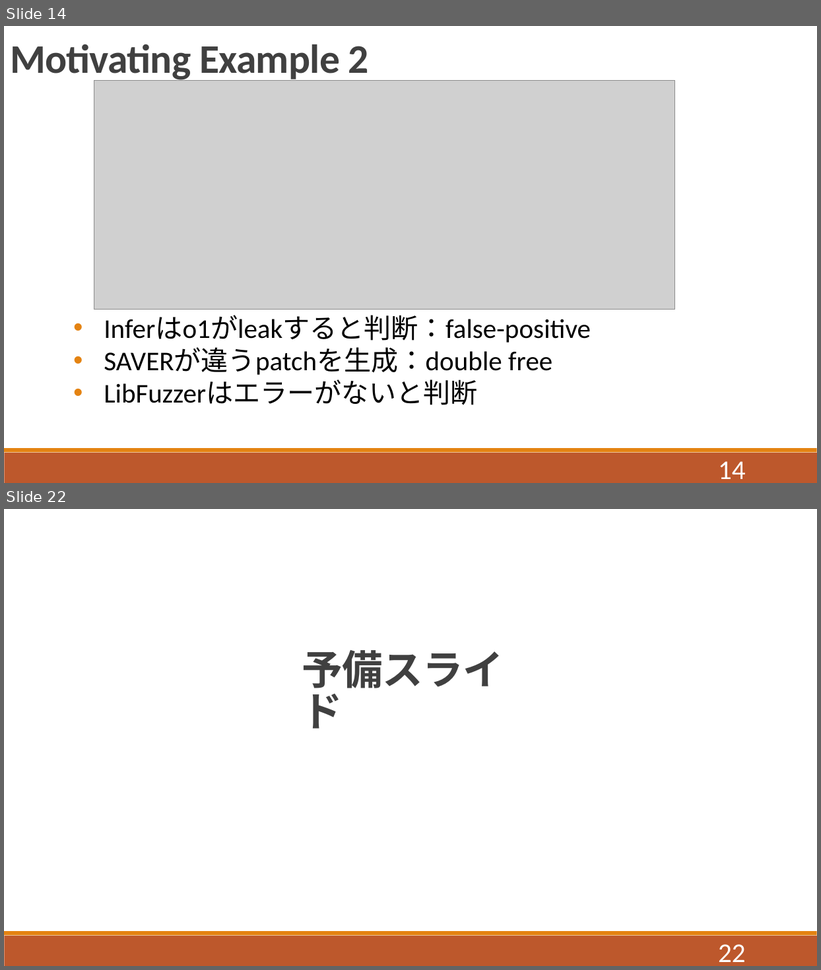
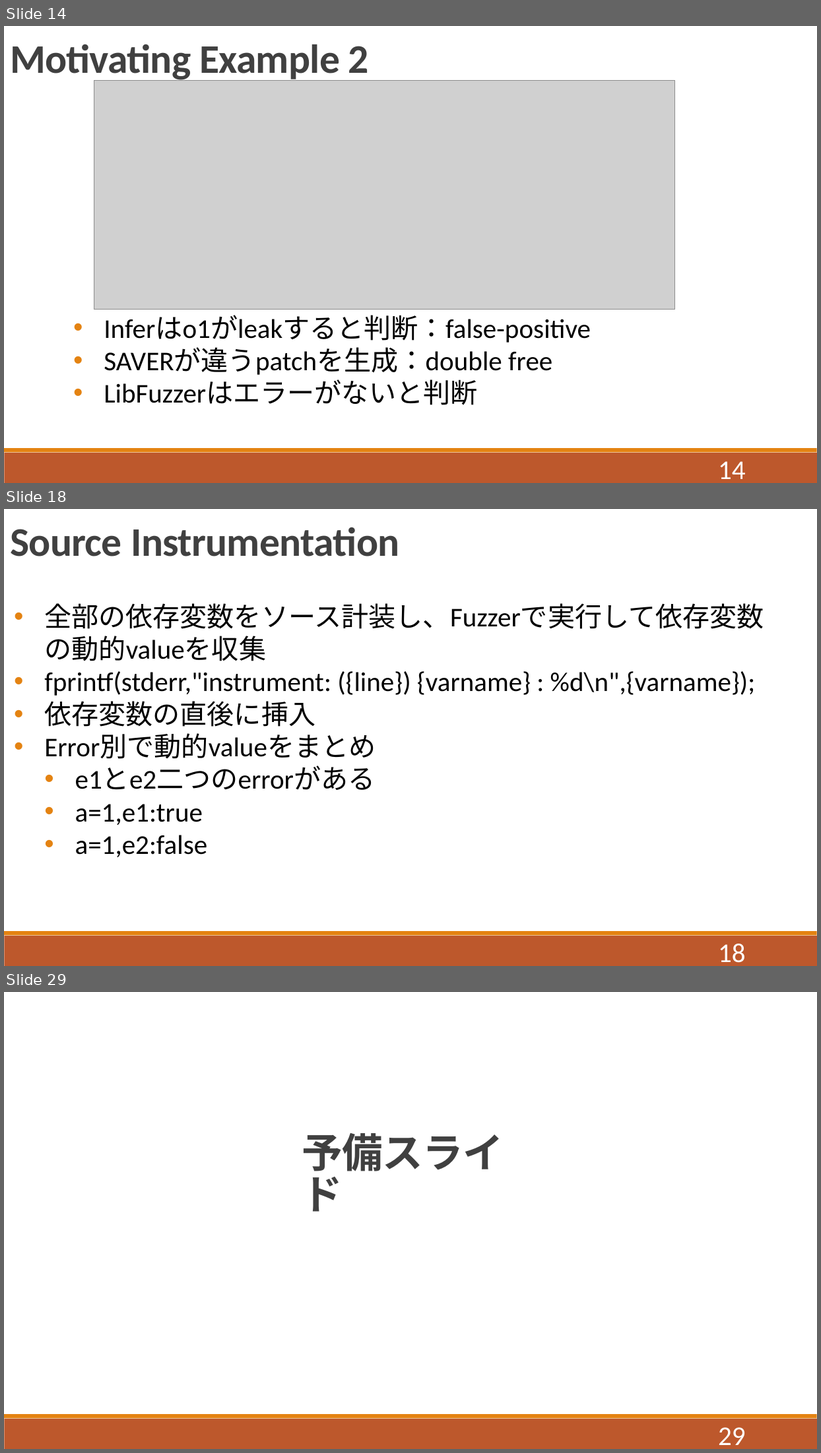
Before and after one commit to QIANZECHANG/MyResearch, a slide deck: 修論/修論発表.pptx. Shown one above the other, each under a label of ours: slides 14 and 22 before the commit, slides 14, 18 and 29 after it; the slides between them are not shown. The pictures are 821x970 and 821x1453 pixels, drawn with LibreOffice and Linux fonts; fonts in the diff are those of the drawing; grey boxes stand for pictures. Boxes give left, top, right and bottom in pixels: in the first picture for what was removed or moved away, otherwise in the second. Text is boxed around its words. In the diff, an @@ line names an element or a change of style, - is before the commit and + after.

```diff
--- a/修論/修論発表.pptx
+++ b/修論/修論発表.pptx
@@ slide 18 added at bbox=[4, 509, 817, 966], background #FFFFFF; not listed: 2 template elements that a slide beside it also shows @@
@@ text added at bbox=[10, 527, 399, 557], 48 pt, text #404040, bold @@
+Source Instrumentation
@@ text added at bbox=[44, 603, 764, 857], 32 pt, text #000000 @@
+  • 全部の依存変数をソース計装し、Fuzzerで実行して依存変数の動的valueを収集
+  • fprintf(stderr,"instrument: ({line}) {varname} : %d\n",{varname});
+  • 依存変数の直後に挿入
+  • Error別で動的valueをまとめ
+    • e1とe2二つのerrorがある
+    • a=1,e1:true
+    • a=1,e2:false
@@ page number added at bbox=[718, 944, 746, 963], 32 pt, text #FFFFFF @@
+18
@@ what was slide 22 is now slide 29 @@
@@ page number at bbox=[718, 1428, 746, 1445]: text changed @@
-22
+29
```
Also in this commit, not shown: 5 slides changed, 13 other slides added, 6 slides removed, 55 other files.
